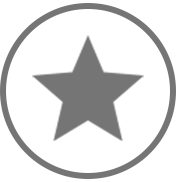
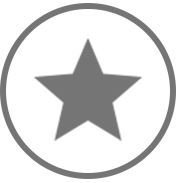
The second (176, 183) image is a revision of the first. Changes to its layers:
painted on "ic_grade_black_48dp_2x" over left=32, top=35, right=144, bottom=141
